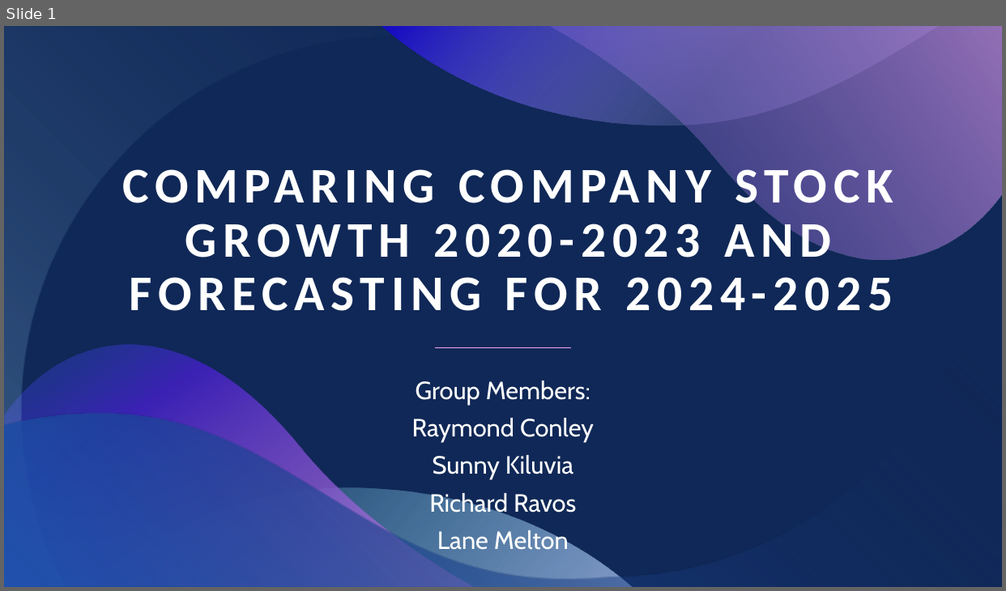
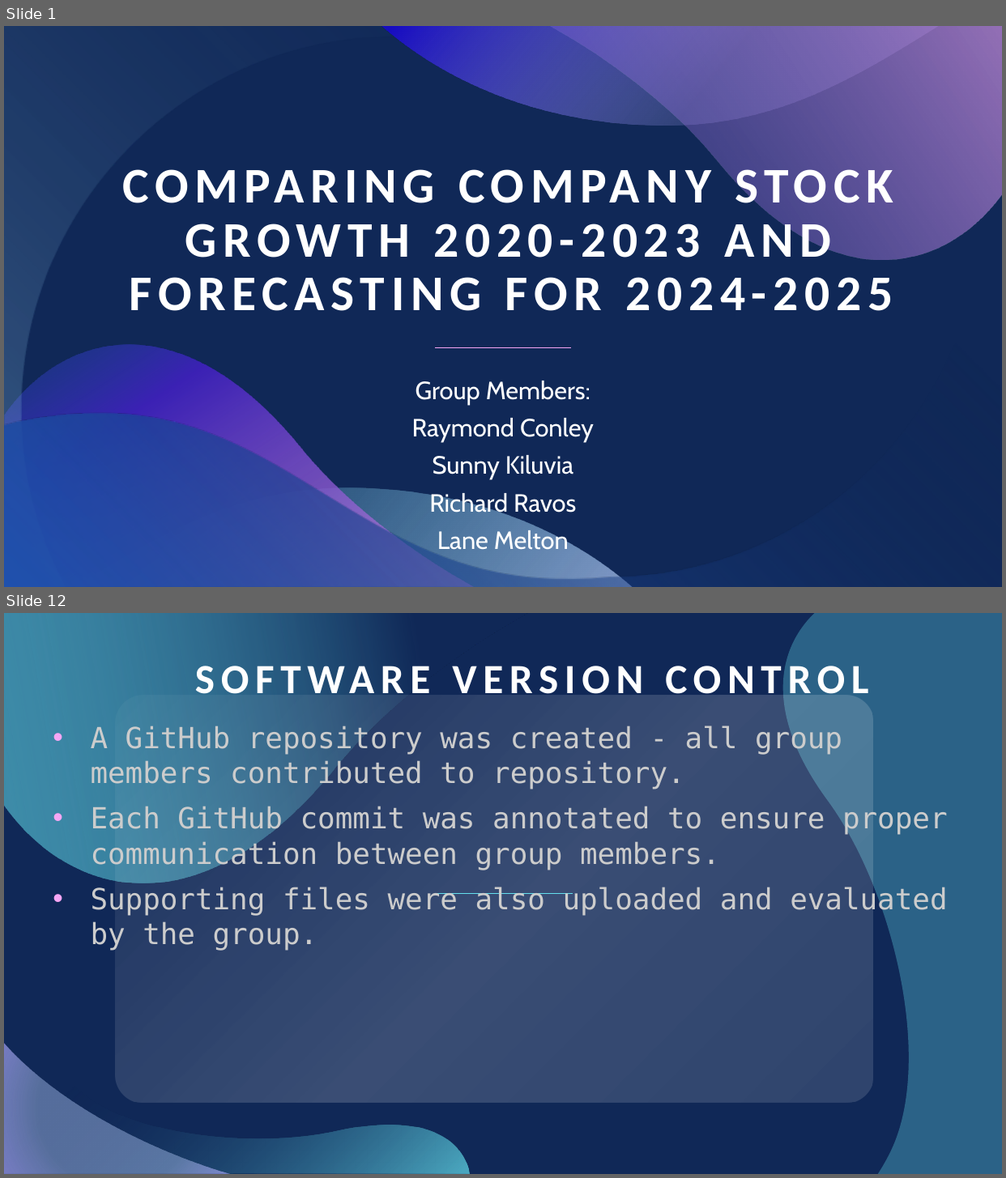
Before and after one commit to skiluvia/project1-varos-kiluvia-conley-melton, a slide deck: Project_1_Presentation.pptx. Shown one above the other, each under a label of ours: slide 1 before the commit, slides 1 and 12 after it; the slides between them are not shown. The pictures are 1006x591 and 1006x1178 pixels, drawn with LibreOffice and Linux fonts; fonts in the diff are those of the drawing. Boxes give left, top, right and bottom in pixels: in the first picture for what was removed or moved away, otherwise in the second. Text is boxed around its words. In the diff, an @@ line names an element or a change of style, - is before the commit and + after.

```diff
--- a/Project_1_Presentation.pptx
+++ b/Project_1_Presentation.pptx
@@ slide 12 added at <box>4,613,1002,1174</box>, background #102857 @@
@@ freeform shape added at <box>4,613,527,884</box>, fill gradient #102857 to #64DFED @@
@@ title added at <box>167,619,898,707</box>, 40 pt, text #FFFFFF, bold @@
+SOFTWARE VERSION CONTROL
@@ freeform shape added at <box>783,613,1002,1174</box>, fill #64DFED at 32% opacity @@
@@ rounded rectangle added at <box>116,696,872,1102</box>, fill gradient #FFFFFF @@
@@ subtitle added at <box>91,725,948,951</box>, 28 pt, text #CCCCCC @@
+• A GitHub repository was created - all group members contributed to repository.
+• Each GitHub commit was annotated to ensure proper communication between group members.
+• Supporting files were also uploaded and evaluated by the group.
@@ line added from (572, 894) to (437, 894), #64DFED 0.5 pt @@
@@ freeform shape added at <box>4,1011,469,1174</box>, fill gradient #64DFED to #102857 @@
@@ freeform shape added at <box>4,1043,231,1174</box>, fill gradient #ABC3F0 to #AAA5F9 @@
```
Also in this commit, not shown: 1 slide changed, 12 other slides added, 13 slides removed.
